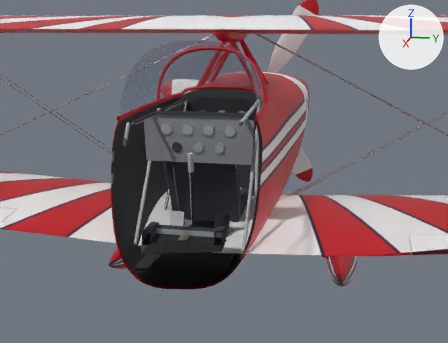
Renders of the glTF model unity/Assets/_Project/Resources/Models/pitts-s2b-like/pitts-s2b-like-own-n1191.glb from each side of a commit.
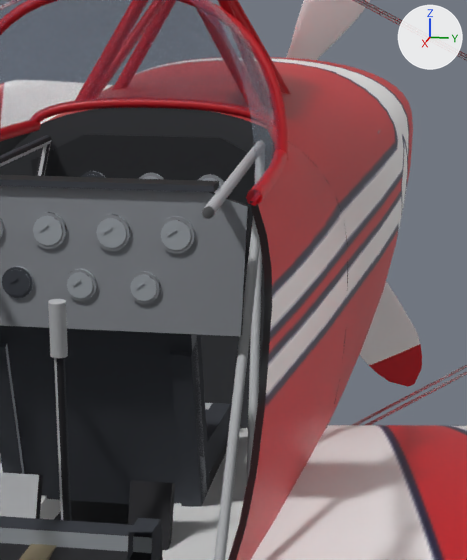
Each version is shown from a 50 mm lens placed at (4.077, 0.799, 0.654), pointed at (0.877, 0.158, -0.146), then close up on the part from 38% to 73% of the width and 15% to 70% of the height. Arrows for +X, +Y and +Z are at upper right; the lights stay in place. The first two pictures are the older version. Everything nearer to the camera than a plane just in front of the edit is cut away.

In view in the first close-up: 'Canopy_Frame', 'Canopy_Glass', 'Cockpit', 'Fuselage_Painted', 'Prop', 'Strut_Cabane', 'Wing_Lower', 'Wire_Bracing'.
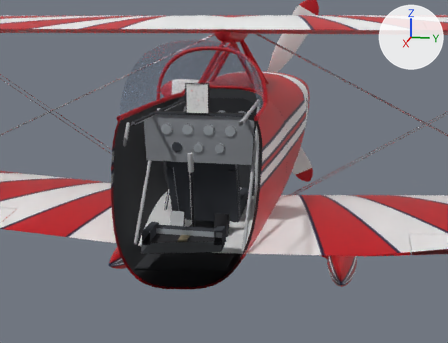
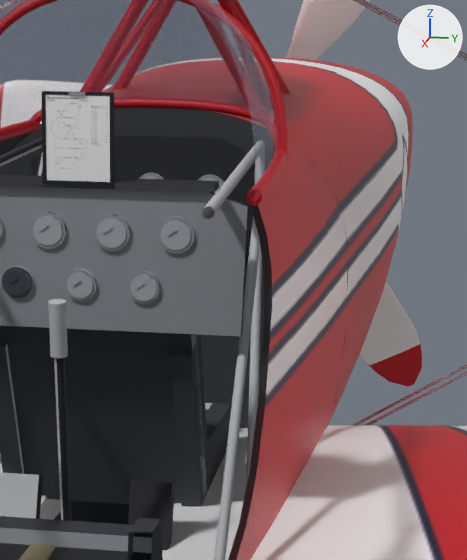
Patch to the scene script:
```diff
--- a/unity/Assets/_Project/Resources/Models/pitts-s2b-like/pitts-s2b-like-own-n1191.glb.py
+++ b/unity/Assets/_Project/Resources/Models/pitts-s2b-like/pitts-s2b-like-own-n1191.glb.py
@@ img_sequence_card_sportsman_known_2026 @@
+img_sequence_card_sportsman_known_2026 = load_image('sequence-card-sportsman-known-2026', '_unpacked/sequence-card-sportsman-known-2026', 1275, 1650, 'sRGB')
@@ mat_sequencecard_face @@
+mat_sequencecard_face = principled_material('SequenceCard_Face')
+mat_sequencecard_face.texture = img_sequence_card_sportsman_known_2026
+mat_sequencecard_face.roughness = 0.9
@@ mat_sequencecard_clip @@
+mat_sequencecard_clip = principled_material('SequenceCard_Clip')
+mat_sequencecard_clip.base_color = (0.38, 0.4, 0.43)  # grey #a6aaaf
+mat_sequencecard_clip.metallic = 0.3
+mat_sequencecard_clip.roughness = 0.7
@@ mat_sequencecard_frame @@
+mat_sequencecard_frame = principled_material('SequenceCard_Frame')
+mat_sequencecard_frame.base_color = (0.012, 0.013, 0.016)  # black #1d1e22
+mat_sequencecard_frame.roughness = 0.9
@@ me_sequencecard_face @@
+me_sequencecard_face.from_pydata(...)  # 4 vertices, 2 faces; spans x 0.82, y -0.06..0.06, z 0.159..0.314
+me_sequencecard_face.materials.append(mat_sequencecard_face)  # picture img_sequence_card_sportsman_known_2026
@@ me_sequencecard_clip @@
+me_sequencecard_clip.from_pydata(...)  # a box spanning x 0.8195..0.8235, y -0.015..0.015, z 0.314..0.32
+me_sequencecard_clip.materials.append(mat_sequencecard_clip)  # grey #a6aaaf
@@ me_sequencecard_holder @@
+me_sequencecard_holder.from_pydata(...)  # 38 vertices, 60 faces; spans x 0.804..0.824, y -0.066..0.066, z 0.146..0.32
+me_sequencecard_holder.materials.append(mat_sequencecard_frame)  # black #1d1e22
@@ ob_sequencecard_face @@
+ob_sequencecard_face = bpy.data.objects.new('SequenceCard_Face', me_sequencecard_face)
+ob_sequencecard_face.location = (0.0, 0.0, 0.0)
@@ ob_sequencecard_clip @@
+ob_sequencecard_clip = bpy.data.objects.new('SequenceCard_Clip', me_sequencecard_clip)
+ob_sequencecard_clip.location = (0.0, 0.0, 0.0)
@@ ob_sequencecard_holder @@
+ob_sequencecard_holder = bpy.data.objects.new('SequenceCard_Holder', me_sequencecard_holder)
+ob_sequencecard_holder.location = (0.0, 0.0, 0.0)
```

Location of each change, (x1, y1, x2, y2) in pixels of the close-ups (467 x 560 px):
'SequenceCard_Face', added: after (45, 95, 110, 182)
'SequenceCard_Holder', added (black): after (42, 91, 115, 186)
'SequenceCard_Clip', added: after (69, 92, 85, 96)
